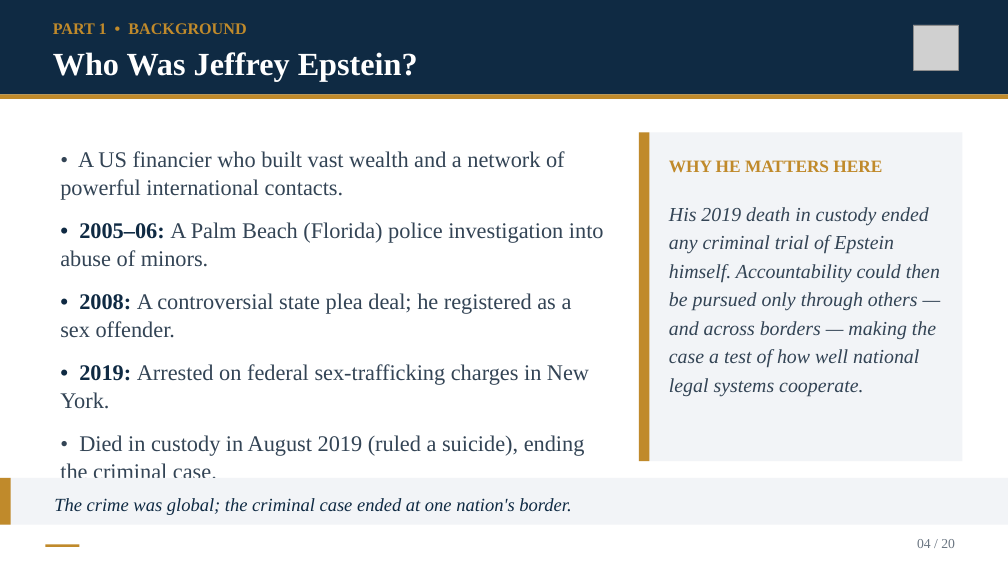
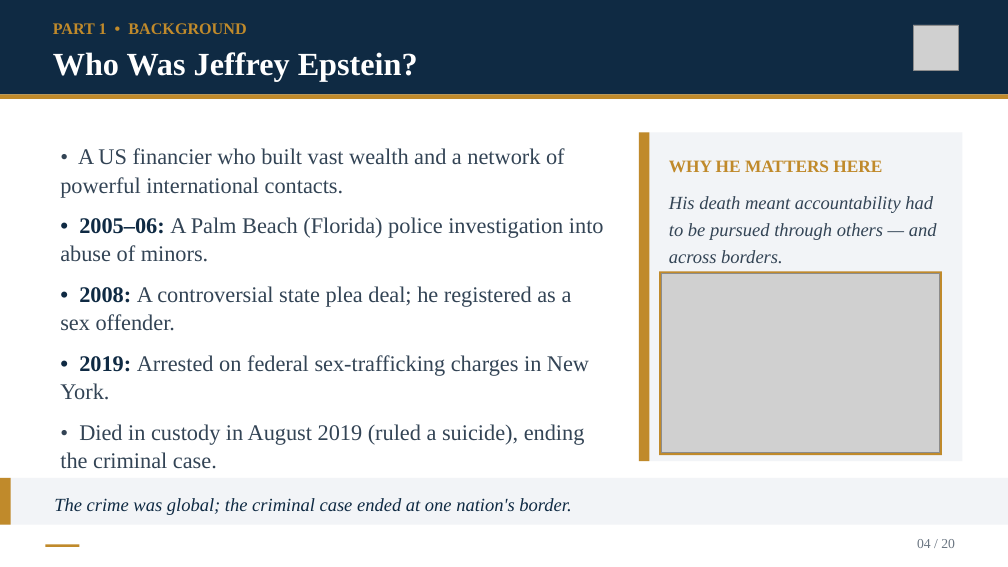
Before and after one commit to Kokidesu/Koki, a slide deck: slide 4 of projects/transnational-justice/Epstein_Transnational_Justice.pptx. Drawn at 1008x567 pixels with LibreOffice and Linux fonts; fonts in the diff are those of the drawing; grey boxes stand for pictures. Boxes give left, top, right and bottom in pixels: in the first picture for what was removed or moved away, otherwise in the second. Text is boxed around its words. In the diff, an @@ line names an element or a change of style, - is before the commit and + after.

```diff
--- a/projects/transnational-justice/Epstein_Transnational_Justice.pptx
+++ b/projects/transnational-justice/Epstein_Transnational_Justice.pptx
@@ text "• A US financier who ..." at (60,148,604,468): less space between paragraphs @@
@@ text removed at (669,207,940,397) @@
-His 2019 death in custody ended any criminal trial of Epstein himself. Accountability could then be pursued only through others — and across borders — making the case a test of how well national legal systems cooperate.
@@ text added at (669,196,937,263), 17.7 pt, text #334455, italic @@
+His death meant accountability had to be pursued through others — and across borders.
@@ rectangle added at (659,271,942,455), fill #C08A2B @@
@@ picture added at (662,274,940,453) @@
```
Also in this commit, not shown: 1 other slide changed, 9 other files.
